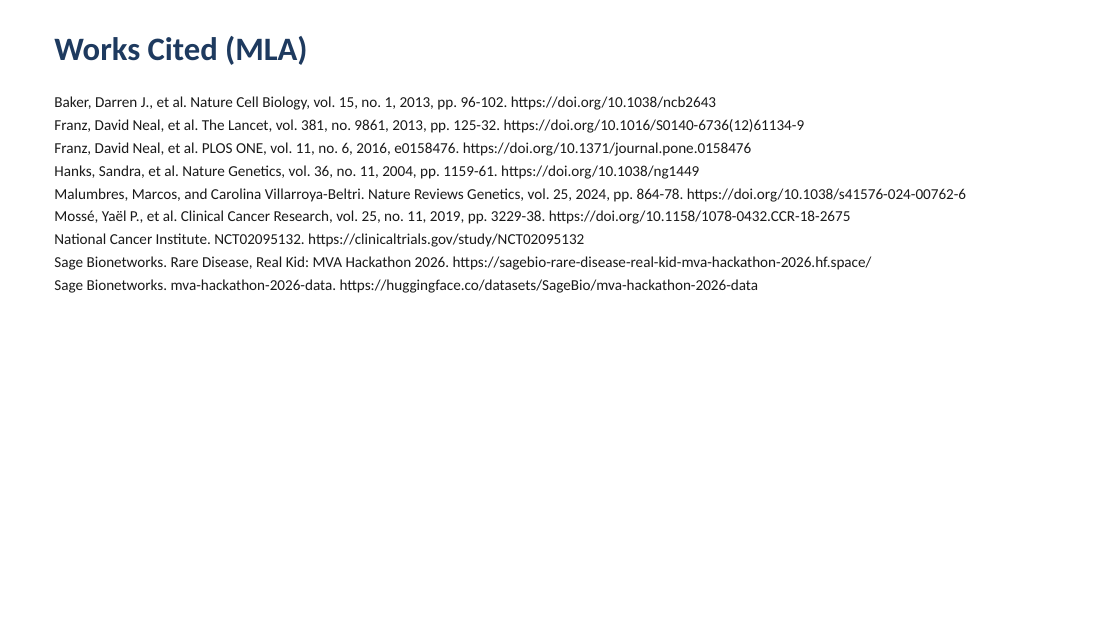
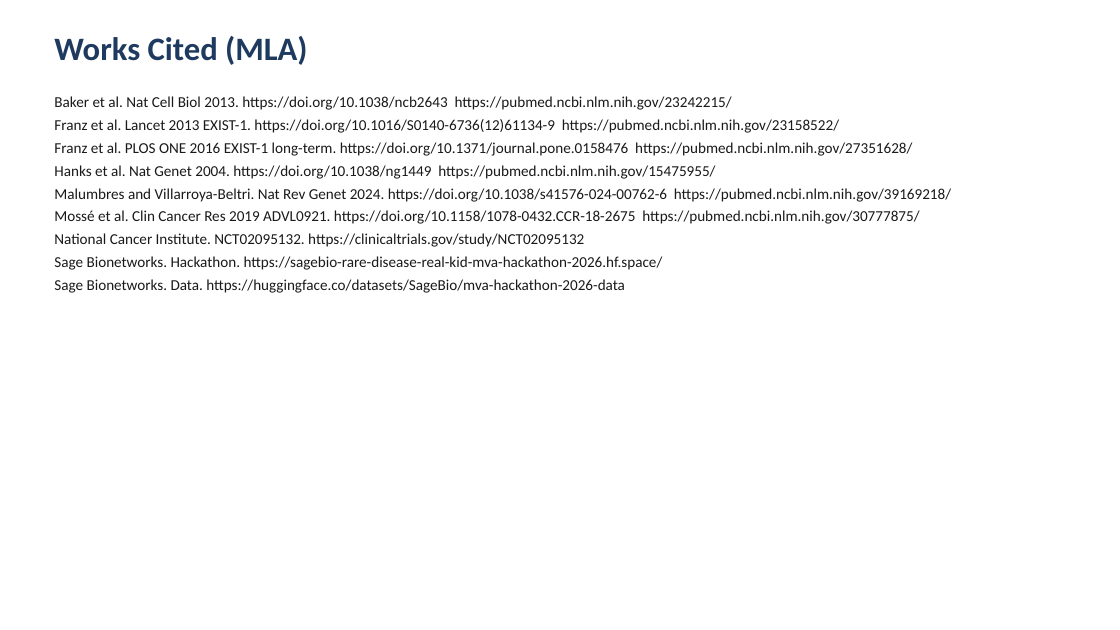
Before and after one commit to bigbag/mva-hackathon-2026, a slide deck: slide 12 of track2/slides/pitch_deck.pptx. Drawn at 1120x630 pixels with LibreOffice and Linux fonts; fonts in the diff are those of the drawing. Boxes give left, top, right and bottom in pixels: in the first picture for what was removed or moved away, otherwise in the second. Text is boxed around its words. In the diff, an @@ line names an element or a change of style, - is before the commit and + after.

Commit message:
Point every citation at a title-matched PubMed or official record
Drop guessed PMIDs that resolved to unrelated papers. Keep DOI plus
NCBI-verified PubMed IDs; use the live ChEMBL explore URL.

```diff
--- a/track2/slides/pitch_deck.pptx
+++ b/track2/slides/pitch_deck.pptx
@@ text at (x1=54, y1=96, x2=951, y2=224): text changed @@
-Baker, Darren J., et al. Nature Cell Biology, vol. 15, no. 1, 2013, pp. 96-102. https://doi.org/10.1038/ncb2643
-Franz, David Neal, et al. The Lancet, vol. 381, no. 9861, 2013, pp. 125-32. https://doi.org/10.1016/S0140-6736(12)61134-9
-Franz, David Neal, et al. PLOS ONE, vol. 11, no. 6, 2016, e0158476. https://doi.org/10.1371/journal.pone.0158476
-Hanks, Sandra, et al. Nature Genetics, vol. 36, no. 11, 2004, pp. 1159-61. https://doi.org/10.1038/ng1449
-Malumbres, Marcos, and Carolina Villarroya-Beltri. Nature Reviews Genetics, vol. 25, 2024, pp. 864-78. https://doi.org/10.1038/s41576-024-00762-6
-Mossé, Yaël P., et al. Clinical Cancer Research, vol. 25, no. 11, 2019, pp. 3229-38. https://doi.org/10.1158/1078-0432.CCR-18-2675
+Baker et al. Nat Cell Biol 2013. https://doi.org/10.1038/ncb2643 https://pubmed.ncbi.nlm.nih.gov/23242215/
+Franz et al. Lancet 2013 EXIST-1. https://doi.org/10.1016/S0140-6736(12)61134-9 https://pubmed.ncbi.nlm.nih.gov/23158522/
+Franz et al. PLOS ONE 2016 EXIST-1 long-term. https://doi.org/10.1371/journal.pone.0158476 https://pubmed.ncbi.nlm.nih.gov/27351628/
+Hanks et al. Nat Genet 2004. https://doi.org/10.1038/ng1449 https://pubmed.ncbi.nlm.nih.gov/15475955/
+Malumbres and Villarroya-Beltri. Nat Rev Genet 2024. https://doi.org/10.1038/s41576-024-00762-6 https://pubmed.ncbi.nlm.nih.gov/39169218/
+Mossé et al. Clin Cancer Res 2019 ADVL0921. https://doi.org/10.1158/1078-0432.CCR-18-2675 https://pubmed.ncbi.nlm.nih.gov/30777875/
@@ text at (x1=54, y1=256, x2=663, y2=293): text changed @@
-Sage Bionetworks. Rare Disease, Real Kid: MVA Hackathon 2026. https://sagebio-rare-disease-real-kid-mva-hackathon-2026.hf.space/
-Sage Bionetworks. mva-hackathon-2026-data. https://huggingface.co/datasets/SageBio/mva-hackathon-2026-data
+Sage Bionetworks. Hackathon. https://sagebio-rare-disease-real-kid-mva-hackathon-2026.hf.space/
+Sage Bionetworks. Data. https://huggingface.co/datasets/SageBio/mva-hackathon-2026-data
```
Also in this commit, not shown: 1 other slide changed, 7 other files.
